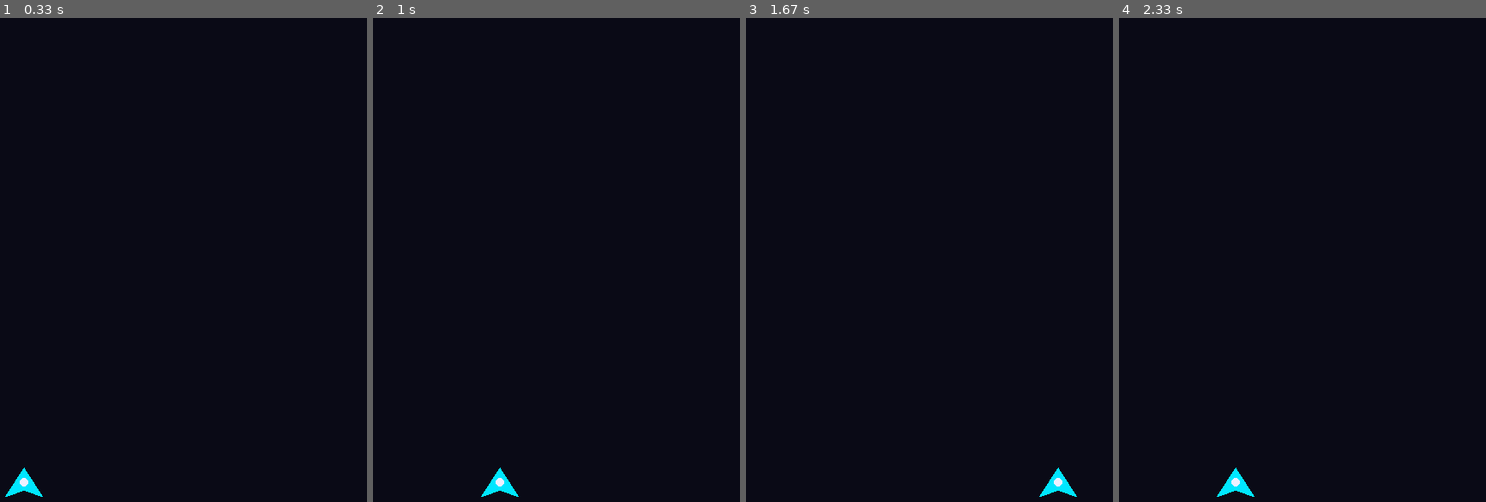
Above: before the commit, frames 1-4 (left to right).
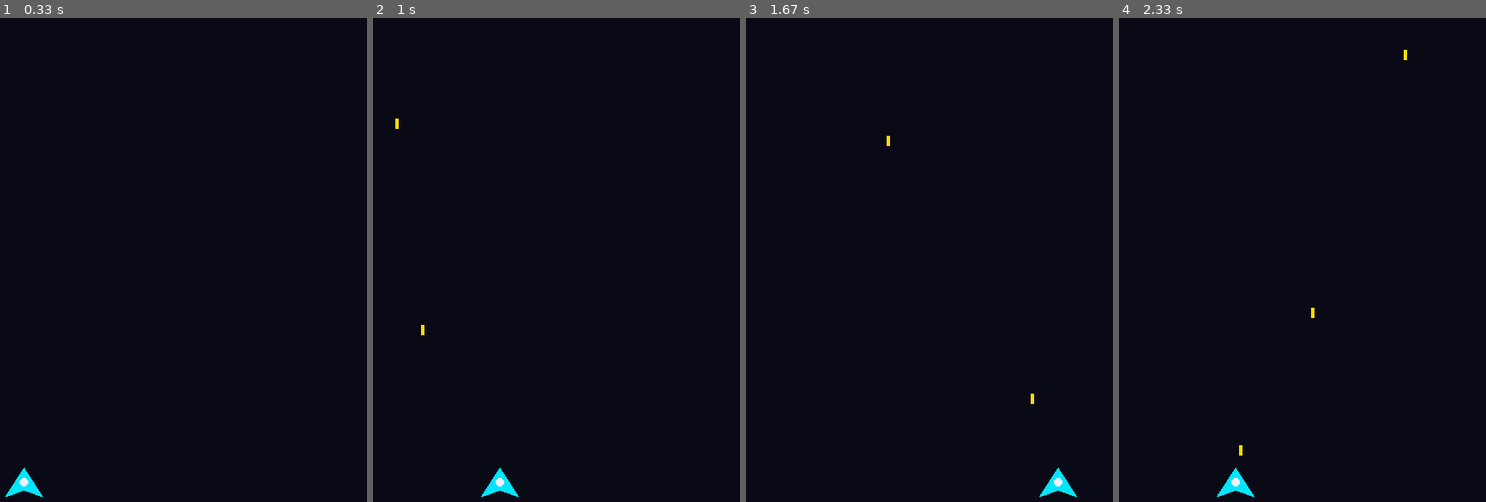
Above: after the commit, the same moments.

Repository: Folombas/PyGame2026
Game: pygame game, started from BunnyProtocol/moscowgame/main.py
The game is run twice, just before and just after one commit, with the same random seed, the same clock (stepped at 60 frames per second) and the same inputs.
Inputs:
- Up to frame 1 (0.33 s): no input
- Up to frame 2 (1 s): tap Space at 0.33, 0.73 s; hold Right from 0.67 s (still down)
- Up to frame 3 (1.67 s): tap Space at 1.03, 1.23, 1.53 s; release Right at 1.13 s; hold Right 1.17-1.63 s
- Up to frame 4 (2.33 s): hold Left 1.67-2.2 s; tap Space at 1.73, 2.03, 2.3 s; hold Left from 2.23 s (still down)

Frame 1 is identical in both runs. In frame 2, less than 0.1% of the frame differs, in the area x 6-15%, y 20-66%; in frame 3, less than 0.1%; in frame 4, less than 0.1%, in the area x 32-79%, y 6-91%.

Commit message:
feat: shooting with bullet cooldown

Diff:
--- /dev/null
+++ b/BunnyProtocol/moscowgame/bullet.py
@@ -0,0 +1,16 @@
+import pygame
+from settings import *
+
+
+class Bullet(pygame.sprite.Sprite):
+    def __init__(self, x, y):
+        super().__init__()
+        self.image = pygame.Surface(BULLET_SIZE)
+        self.image.fill(YELLOW)
+        self.rect = self.image.get_rect(center=(x, y))
+        self.speed = BULLET_SPEED
+
+    def update(self):
+        self.rect.y -= self.speed
+        if self.rect.bottom < 0:
+            self.kill()
--- a/BunnyProtocol/moscowgame/game.py
+++ b/BunnyProtocol/moscowgame/game.py
@@ -1,6 +1,7 @@
 import pygame
 from settings import *
 from player import Player
+from bullet import Bullet
 
 
 class Game:
@@ -8,6 +9,8 @@
         self.screen = screen
         self.clock = pygame.time.Clock()
         self.player = Player(WIDTH // 2, HEIGHT - 60)
+        self.bullets = pygame.sprite.Group()
+        self.last_shot = 0
 
     def run(self):
         running = True
@@ -26,9 +29,16 @@
         return True
 
     def update(self):
-        self.player.update(pygame.key.get_pressed())
+        now = pygame.time.get_ticks()
+        keys = pygame.key.get_pressed()
+        self.player.update(keys)
+        if keys[pygame.K_SPACE] and now - self.last_shot > BULLET_COOLDOWN:
+            self.last_shot = now
+            self.bullets.add(Bullet(self.player.rect.centerx, self.player.rect.top))
+        self.bullets.update()
 
     def draw(self):
         self.screen.fill(BLACK)
+        self.bullets.draw(self.screen)
         self.screen.blit(self.player.image, self.player.rect)
         pygame.display.flip()
